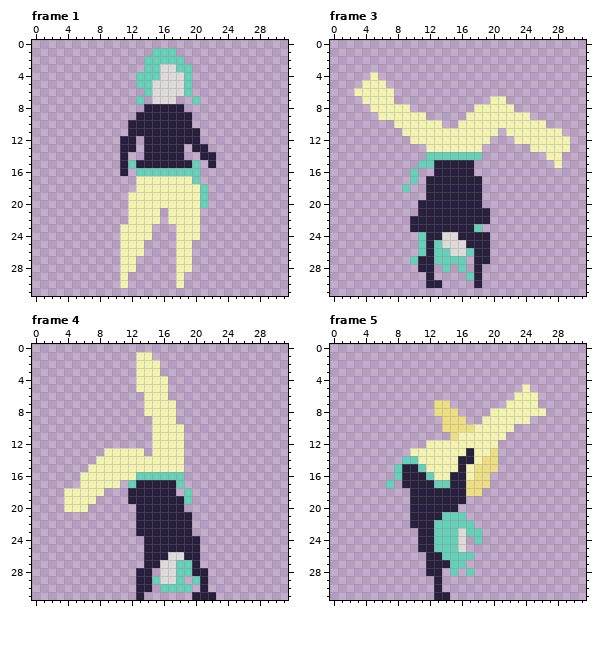
Pixel-art file, stored at assets/characters/capoeirista.aseprite. Above is the file before it was changed.
32x32 pixels, 9 frames. Shown: frame 1, frame 3, frame 4, frame 5. The commit also changed other frames, which this record leaves out.
After the commit:
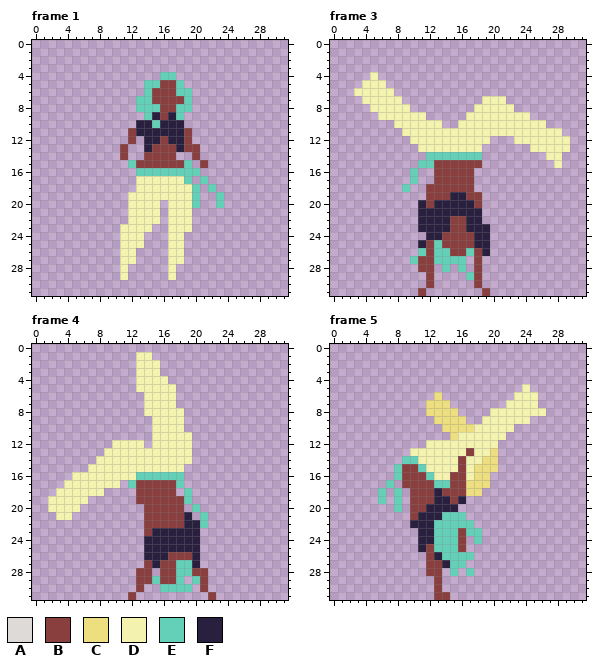
Palette (. is transparent): A #dddad8  B #8a3f3f  C #edde7f  D #f4f2af  E #64d0b8  F #291f3e
From old to new:
Changed rows in their new state; - is an unchanged pixel.
Frame 1, layer "Layer 1":
first column x 11:
 1 ----...------
 2 ---.....-----
 3 ---......----
 4 --...EE..----
 5 --.-EBBE.----
 6 ----BBBE-----
 7 ---EBBBBE.---
 8 --EEEBBEE----
 9 --.E-B-E.----
10 -.--E---.----
11 -B------B.---
12 .B---B--B.---
13 B.--BBB-BB.--
14 B--BBBB.-B..-
15 .-BBBBBBE.B.-
16 .------------
17 --------E.E--
18 ---------E.E-
19 ---------E.-E
20 -----.---E.-E
21 ---------.---
22 ---------.---
23 ------D--.---
24 ---.--D-..---
25 ------D-.----
26 --.---D-.----
27 ------D-.----
28 -.----D..----
29 ------D.-----
30 .------.-----
Frame 3, layer "Layer 1":
first column x 8:
 7 D----------D
first column x 10:
11 -----------D
13 -D----------
15 ---BBBBBB---
16 ---BBBBB----
17 --.BBBBB.---
18 --BBBBBB.---
19 --BBB--BB---
20 --B-----B---
21 ---------.--
22 .----BB--.--
23 .----BB-FF--
24 -.--BBBB----
25 -FB-BBBB----
26 --B--BB-B---
27 -BB-----B.--
28 -BB-----B---
29 --B-----B---
30 --B.----B---
31 -B-------B--
Frame 4, layer "Layer 1":
first column x 2:
 5 ---------------D-----
 6 ---------------D-----
 8 ----------------D----
 9 ----------------D----
11 -----------------D---
12 --------DDDD-----D---
13 ------------D----D---
14 -----------------D---
16 ---D-----------------
17 --DD-------BBBBB-----
18 -D--------.BBBBB-----
19 DD---.----.BBBBBB----
20 DD--.------.BBBBB-E--
21 -DD--------.BBBBB--E-
22 -----------.BBBBB-FE-
23 -----------.B-----F--
26 ---------------BBB---
27 ------------B-BB-----
28 -----------BB-BB--BB-
29 -----------BB-BB---B-
30 -----------B.------B-
31 ----------B.------..B
Frame 5, layer "Layer 1":
first column x 12:
 6 -C
 7 C-
 8 C-
 9 -C
first column x 6:
13 -----------B
14 ----------BD
15 ---BB-----B-
16 ---BBB---BB-
17 ---BBBB--BB-
18 E-E-BBB-BBB-
19 E-E-BBB--B--
20 --E-BB------
21 ----B-------
23 ----------B-
24 ----------B-
25 ------B---B-
26 ------B-----
27 ------BB----
28 ------BB----
29 -------B----
30 -------B----
31 -------BB---
